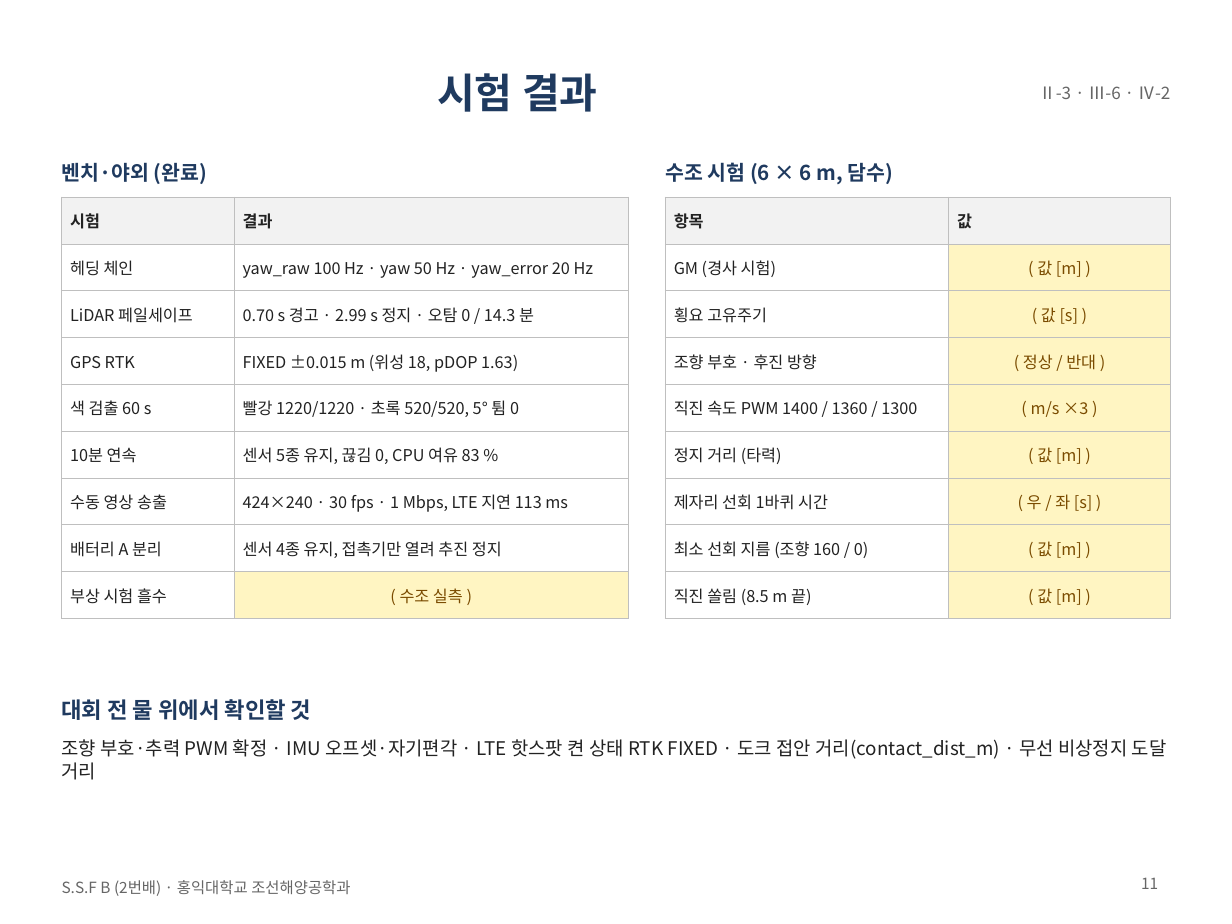
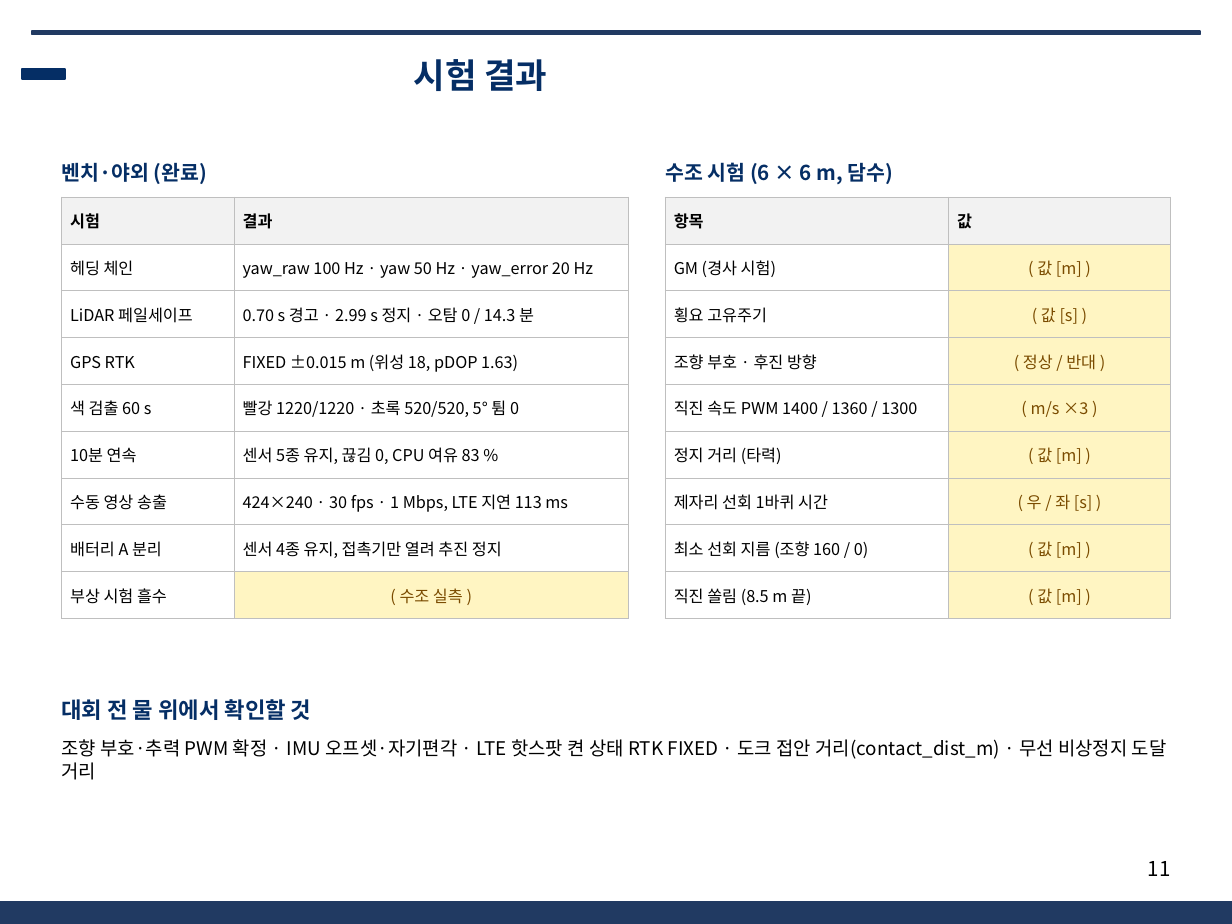
Before and after one commit to unmatsutake377-rgb/ros2_ws, a slide deck: slide 11 of docs/전달용/보고서_분담/발표자료_SSF_B.pptx. Drawn at 1232x924 pixels with LibreOffice and Linux fonts; fonts in the diff are those of the drawing; background and template pictures are left out. Boxes give left, top, right and bottom in pixels: in the first picture for what was removed or moved away, otherwise in the second. Text is boxed around its words. In the diff, an @@ line names an element or a change of style, - is before the commit and + after.

```diff
--- a/docs/전달용/보고서_분담/발표자료_SSF_B.pptx
+++ b/docs/전달용/보고서_분담/발표자료_SSF_B.pptx
@@ rectangle added at (x1=32, y1=31, x2=1200, y2=34), fill #213A62, outline #213A62 1 pt @@
@@ title "시험 결과" moved from (x1=437, y1=73, x2=598, y2=112) to (x1=413, y1=59, x2=547, y2=91) @@
@@ title "시험 결과" at (x1=413, y1=59, x2=547, y2=91): size 24 to 20 pt, text colour #1F3A5F to #052E65 @@
@@ rectangle added at (x1=22, y1=69, x2=65, y2=79), fill #052E65, outline #052E65 1 pt @@
@@ text removed at (x1=1039, y1=86, x2=1170, y2=99) @@
-Ⅱ-3 · Ⅲ-6 · Ⅳ-2
@@ table at (x1=62, y1=197, x2=628, y2=608) @@
@@ text colour #222222 to #000000 @@
@@ table at (x1=665, y1=197, x2=1170, y2=609) @@
@@ text colour #222222 to #000000 in "항목", "값", "GM (경사 시험)", "횡요 고유주기" and 6 more places @@
@@ text colour #1F3A5F to #052E65 in 3 elements at (x1=62, y1=162, x2=207, y2=184), (x1=665, y1=162, x2=894, y2=184), (x1=62, y1=696, x2=311, y2=724) @@
@@ text "조향 부호·추력 PWM 확정 · ..." at (x1=62, y1=739, x2=1167, y2=780): text colour #222222 to #000000 @@
@@ page number moved from (x1=1141, y1=877, x2=1158, y2=889) to (x1=1148, y1=861, x2=1171, y2=876) @@
@@ page number at (x1=1148, y1=861, x2=1171, y2=876): size 9 to 12 pt, text colour #666666 to #000000 @@
@@ text removed at (x1=62, y1=880, x2=350, y2=896) @@
-S.S.F B (2번배) · 홍익대학교 조선해양공학과
@@ rectangle added at (x1=0, y1=902, x2=1232, y2=924), fill #213A62, outline #213A62 1 pt @@
```
Also in this commit, not shown: 11 other slides changed, 4 other files.
